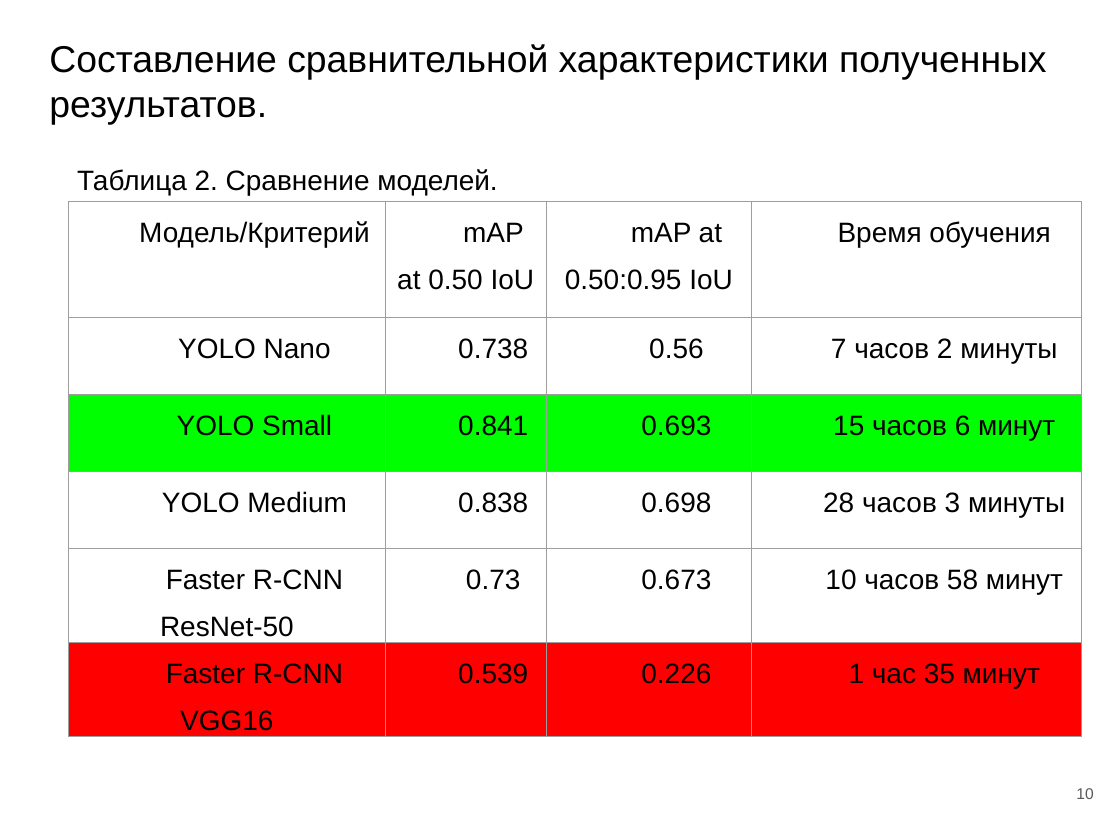
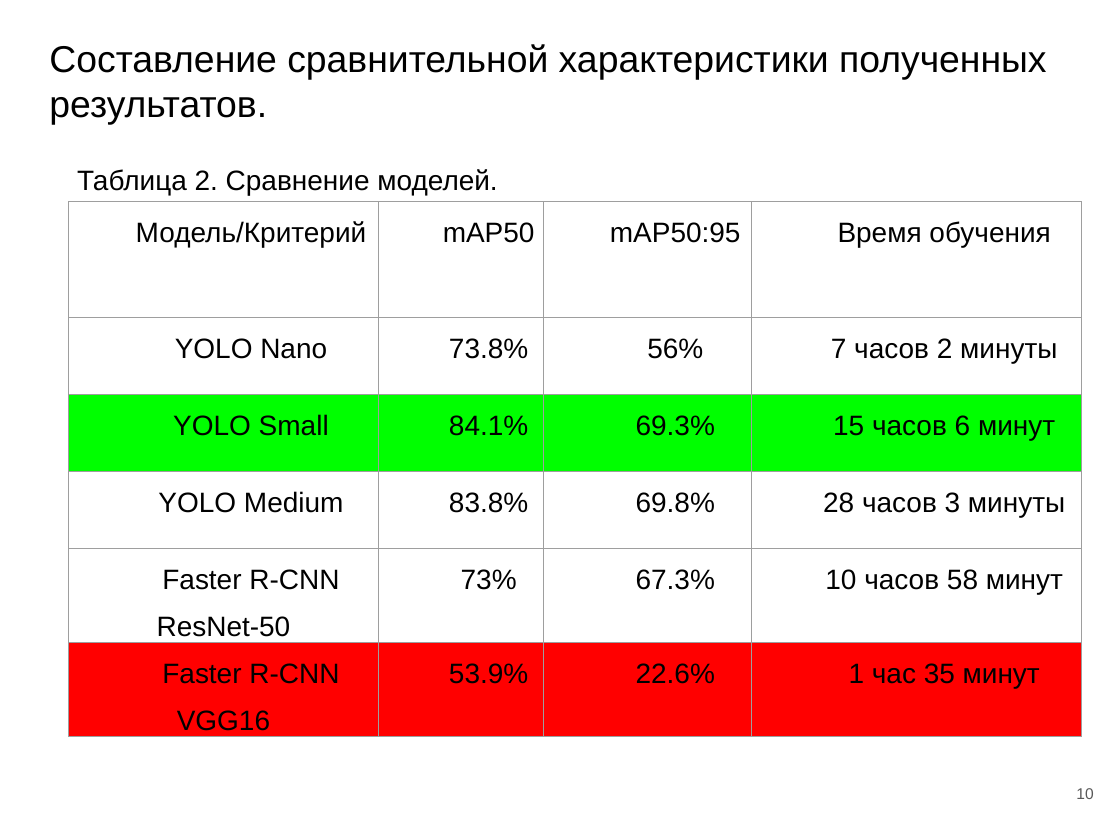
Before and after one commit to Kostebelova-Elizaveta/vkr_0303_KostebelovaEK_parking_detecting_cnn, a slide deck: slide 10 of Презентация_ВКР_Костебелова.pptx. Drawn at 1120x840 pixels with LibreOffice and Linux fonts; fonts in the diff are those of the drawing. Boxes give left, top, right and bottom in pixels: in the first picture for what was removed or moved away, otherwise in the second. Text is boxed around its words. In the diff, an @@ line names an element or a change of style, - is before the commit and + after.

```diff
--- a/Презентация_ВКР_Костебелова.pptx
+++ b/Презентация_ВКР_Костебелова.pptx
@@ table at (x1=68, y1=202, x2=1083, y2=749) @@
-row 1, column 2: mAP at 0.50 IoU
+row 1, column 2: mAP50
-row 1, column 3: mAP at 0.50:0.95 IoU
+row 1, column 3: mAP50:95
-row 2, column 2: 0.738
+row 2, column 2: 73.8%
-row 2, column 3: 0.56
+row 2, column 3: 56%
-row 3, column 2: 0.841
+row 3, column 2: 84.1%
-row 3, column 3: 0.693
+row 3, column 3: 69.3%
-row 4, column 2: 0.838
+row 4, column 2: 83.8%
-row 4, column 3: 0.698
+row 4, column 3: 69.8%
-row 5, column 2: 0.73
+row 5, column 2: 73%
-row 5, column 3: 0.673
+row 5, column 3: 67.3%
-row 6, column 2: 0.539
+row 6, column 2: 53.9%
-row 6, column 3: 0.226
+row 6, column 3: 22.6%
```
Also in this commit, not shown: 3 other slides changed, 2 slides added, 5 other files.
